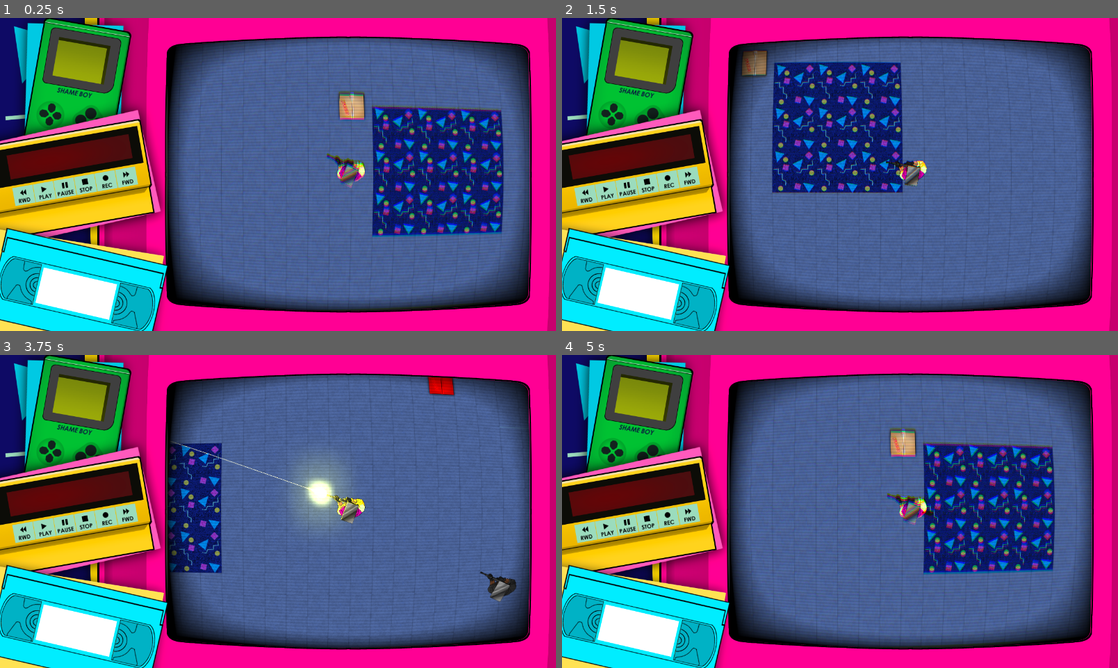
Above: before the commit, frames 1-4 (two rows, left to right).
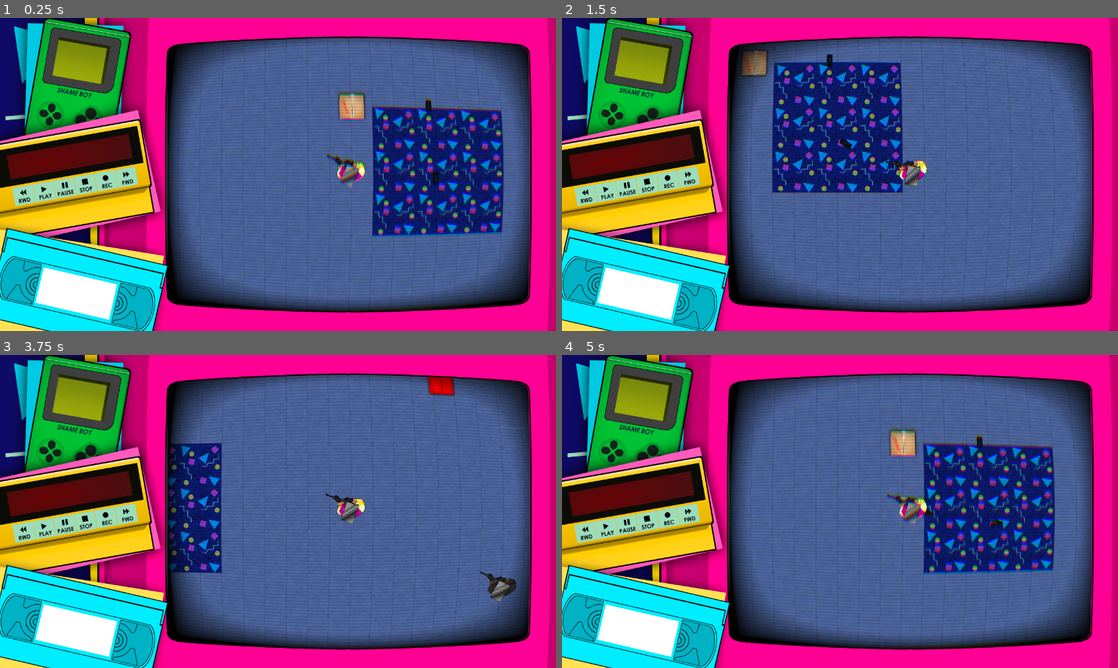
Above: after the commit, the same moments.

Repository: CoderJet/BGJ-2020.2
Game: Godot game, scene res://src/scenes/MainUI/MainScene.tscn
Two runs of this game, one before a commit and one after it. Both use one fixed random seed, a clock stepped at 60 frames per second and the inputs below. The project has no main scene, so this scene is started directly. The engine's default icon, where the game draws it, is replaced by a stand-in: a white triangle on a blue panel in a dark square.
Inputs (mouse positions are in pixels of both pictures, inside the frame that each line leads up to):
- Up to frame 1 (0.25 s): no input
- Up to frame 2 (1.5 s): tap Enter at 0.5 s; move the mouse to (962, 158) at 0.52 s; hold D (right) 0.53-1.28 s; hold E (eject) 0.53-1.28 s; click (962, 158) at 0.8 s; move the mouse to (728, 190) at 1.27 s; hold S (backwards) from 1.28 s (still down); click (728, 190) at 1.35 s
- Up to frame 3 (3.75 s): tap F (interact) at 1.55 s; move the mouse to (333, 442) at 2.02 s; release S (backwards) at 2.03 s; hold D (right) 2.03-2.78 s; hold F (interact) 2.03-2.78 s; tap E (eject) at 2.3, 2.85 s; move the mouse to (250, 574) at 2.77 s; hold W (forward) 2.78-3.53 s; click (250, 574) at 3.05 s; move the mouse to (444, 558) at 3.52 s; press the mouse at (444, 558) at 3.53 s; hold A (left) from 3.53 s (still down)
- Up to frame 4 (5 s): keep holding A (left); tap F (interact) at 3.8, 4.35 s; tap R (reload) at 4.15 s; move the mouse to (673, 464) at 4.27 s; release the mouse at (673, 464) at 4.28 s; tap E (eject) at 4.55 s

The runs differ from the first frame. In frame 1, less than 0.1% of the frame differs, in the area x 76-79%, y 25-53%; in frame 2, less than 0.1%; in frame 3, 1.8%, in the area x 30-66%, y 27-56%; in frame 4, less than 0.1%.

Commit message:
Fucking sick eject, bro

Diff:
--- a/project.godot
+++ b/project.godot
@@ -45,9 +45,14 @@
 "path": "res://src/scenes/Enemies/StateMachinePistol.gd"
 }, {
 "base": "Node",
-"class": "VHS",
+"class": "VHS_Data",
 "language": "GDScript",
-"path": "res://src/scripts/entities/VHS.gd"
+"path": "res://src/scripts/entities/VHS/VHS-Data.gd"
+}, {
+"base": "RigidBody2D",
+"class": "VHS_Item",
+"language": "GDScript",
+"path": "res://src/scripts/entities/player/VCR-Item.gd"
 } ]
 _global_script_class_icons={
 "Destructible": "",
@@ -57,7 +62,8 @@
 "Player": "",
 "StateMachine": "",
 "StateMachinePistol": "",
-"VHS": ""
+"VHS_Data": "",
+"VHS_Item": ""
 }
 
 [application]
--- a/src/scenes/Enemies/EnemyPistol.gd
+++ b/src/scenes/Enemies/EnemyPistol.gd
@@ -23,6 +23,7 @@
 		queue_free()
 
 func _body_entered(other : KinematicBody2D) -> void:
-	if other.has_method("is_player") and other.name == "Player":
-		# Do a raycast and make sure that we hit the player.
-		pass
+	if other:
+		if other.has_method("is_player") and other.name == "Player":
+			# Do a raycast and make sure that we hit the player.
+			pass
--- a/src/scenes/PlayerPlayground.tscn
+++ b/src/scenes/PlayerPlayground.tscn
@@ -11,6 +11,8 @@
 [ext_resource path="res://assets/objects/Walls_Box.png" type="Texture" id=9]
 [ext_resource path="res://src/default_env.tres" type="Environment" id=10]
 [ext_resource path="res://src/scenes/Enemies/EnemyPistol.tscn" type="PackedScene" id=11]
+[ext_resource path="res://src/scenes/entities/VHS/VHS_Item.tscn" type="PackedScene" id=12]
+[ext_resource path="res://src/scripts/GameManager.gd" type="Script" id=13]
 
 [sub_resource type="TileSet" id=1]
 0/name = "Floor_Timber.png 0"
@@ -77,6 +79,7 @@
 extents = Vector2( 157.766, 153.327 )
 
 [node name="PlayerPlayground" type="Node2D"]
+script = ExtResource( 13 )
 
 [node name="WorldEnvironment" type="WorldEnvironment" parent="."]
 environment = ExtResource( 10 )
@@ -95,6 +98,20 @@
 format = 1
 script = ExtResource( 5 )
 map_size = Vector2( 64, 64 )
+
+[node name="Tapes" type="Node" parent="."]
+
+[node name="Pistol" parent="Tapes" instance=ExtResource( 12 )]
+position = Vector2( 7720, 4344 )
+linear_damp = 10.0
+
+[node name="SMG" parent="Tapes" instance=ExtResource( 12 )]
+position = Vector2( 7656, 3480 )
+sleeping = true
+linear_damp = 100.0
+tape_type = 1
+
+[node name="VHS" parent="Tapes" instance=ExtResource( 12 )]
 
 [node name="Node" type="Node" parent="."]
 
@@ -147,7 +164,6 @@
 collision_mask = 6
 speed = 2500.0
 smoothing = 0.5
-cooldown_frames = 5.0
 
 [node name="Polygon2D" type="Polygon2D" parent="."]
 position = Vector2( 12424.7, 3118.02 )
--- a/src/scenes/entities/Player.tscn
+++ b/src/scenes/entities/Player.tscn
@@ -48,8 +48,6 @@
 [node name="StateMachine" type="Node" parent="."]
 script = ExtResource( 1 )
 
-[node name="VCR" type="Node" parent="."]
-
 [node name="Legs" type="AnimatedSprite" parent="."]
 frames = SubResource( 1 )
 animation = "running"
@@ -85,7 +83,6 @@
 visible = false
 position = Vector2( 330, 48 )
 rotation = -1.5708
-scale = Vector2( 1, 1 )
 z_index = 10
 points = PoolVector2Array( 0, 0, 0, 100 )
 width = 5.0
--- a/src/scenes/entities/VHS.tscn
+++ /dev/null
@@ -1,28 +0,0 @@
-[gd_scene load_steps=5 format=2]
-
-[ext_resource path="res://assets/icons/icon.png" type="Texture" id=1]
-[ext_resource path="res://src/scripts/entities/player/VCR-Ejector.gd" type="Script" id=2]
-
-[sub_resource type="CircleShape2D" id=1]
-radius = 264.484
-
-[sub_resource type="RectangleShape2D" id=2]
-extents = Vector2( 32, 72 )
-
-[node name="VCR-Ejector" type="RigidBody2D"]
-script = ExtResource( 2 )
-
-[node name="Tape" type="Sprite" parent="."]
-modulate = Color( 0.141176, 0.137255, 0.137255, 1 )
-scale = Vector2( 1, 2.1875 )
-texture = ExtResource( 1 )
-
-[node name="VHS" type="Area2D" parent="."]
-
-[node name="Pickup" type="CollisionShape2D" parent="VHS"]
-shape = SubResource( 1 )
-
-[node name="CollisionShape2D" type="CollisionShape2D" parent="."]
-shape = SubResource( 2 )
-[connection signal="body_entered" from="VHS" to="." method="_on_body_entered"]
-[connection signal="body_exited" from="VHS" to="." method="_on_body_exited"]
--- /dev/null
+++ b/src/scenes/entities/VHS/VHS_Item.tscn
@@ -0,0 +1,31 @@
+[gd_scene load_steps=5 format=2]
+
+[ext_resource path="res://src/scripts/entities/player/VCR-Item.gd" type="Script" id=1]
+[ext_resource path="res://assets/icons/icon.png" type="Texture" id=2]
+
+[sub_resource type="CircleShape2D" id=1]
+radius = 264.484
+
+[sub_resource type="RectangleShape2D" id=2]
+extents = Vector2( 32, 72 )
+
+[node name="VHS" type="RigidBody2D"]
+gravity_scale = 0.0
+linear_damp = 1.0
+angular_damp = 5.0
+script = ExtResource( 1 )
+
+[node name="Tape" type="Sprite" parent="."]
+modulate = Color( 0.141176, 0.137255, 0.137255, 1 )
+scale = Vector2( 1, 2.1875 )
+texture = ExtResource( 2 )
+
+[node name="VHS-Zone" type="Area2D" parent="."]
+
+[node name="VHS-Pickup" type="CollisionShape2D" parent="VHS-Zone"]
+shape = SubResource( 1 )
+
+[node name="CollisionShape2D" type="CollisionShape2D" parent="."]
+shape = SubResource( 2 )
+[connection signal="body_entered" from="VHS-Zone" to="." method="_on_body_entered"]
+[connection signal="body_exited" from="VHS-Zone" to="." method="_on_body_exited"]
--- /dev/null
+++ b/src/scripts/GameManager.gd
@@ -0,0 +1,32 @@
+extends Node2D
+
+
+func _ready() -> void:
+
+	$Player.connect("eject_tape", self, "eject_tape")
+
+	for child in get_node("Tapes").get_children():
+		if child is VHS_Item:
+			child.connect("tape_pickuped", self, "tape_pickuped")
+			child.connect("tape_pickuped", $Player, "tape_pickuped")
+
+
+func tape_pickuped(tape_type) -> void:
+	for child in get_node("Tapes").get_children():
+		if child is VHS_Item:
+			if child.tape_type == tape_type.tape_type:
+				get_node("Tapes").remove_child(child)
+
+
+func eject_tape(tape_type) -> void:
+	if tape_type:
+		var node_to_load = load("res://src/scenes/entities/VHS/VHS_Item.tscn").instance()
+		node_to_load.tape_type = tape_type.tape_type
+		node_to_load.position = $Player.position
+		node_to_load.rotation = $Player.rotation
+		node_to_load.shoot_out(node_to_load.rotation, 7500)
+
+		node_to_load.connect("tape_pickuped", self, "tape_pickuped")
+		node_to_load.connect("tape_pickuped", $Player, "tape_pickuped")
+
+		get_node("Tapes").add_child(node_to_load)
--- a/src/scripts/entities/VHS.gd
+++ b/src/scripts/entities/VHS/VHS-Data.gd
@@ -1,8 +1,10 @@
-class_name VHS
+class_name VHS_Data
 extends Node
 
 var tape_type : int = Globals.TapeType.Pistol
-
+var spray_x := Vector2()
+var spray_y := Vector2()
+var cooldown : float
 
 func get_name() -> String:
 	match (tape_type):
--- /dev/null
+++ b/src/scripts/entities/VHS/VHS-Pistol.gd
@@ -0,0 +1,7 @@
+extends VHS_Data
+
+func _init() -> void:
+	self.tape_type = Globals.TapeType.Pistol
+	self.spray_x = Vector2(-50, 50)
+	self.spray_y = Vector2(-50, 50)
+	self.cooldown = 15
--- /dev/null
+++ b/src/scripts/entities/VHS/VHS-SMG.gd
@@ -0,0 +1,7 @@
+extends VHS_Data
+
+func _init() -> void:
+	self.tape_type = Globals.TapeType.SubMachineGun
+	self.spray_x = Vector2(-100, 100)
+	self.spray_y = Vector2(-50, 50)
+	self.cooldown = 5
--- a/src/scripts/entities/player/Player.gd
+++ b/src/scripts/entities/player/Player.gd
@@ -2,6 +2,7 @@
 extends Entity
 
 signal hit_point(location)
+signal eject_tape(tape_type)
 
 export (float, 0.05, 1.0, 0.05) var smoothing : float = 0.1
 
@@ -13,6 +14,8 @@
 var smoke_particle := preload("res://src/scenes/particles/HitParticles.tscn")
 var mouse_pos := Vector2.ZERO
 var particle_holder:Node = null
+
+var current_gun = null#preload("res://src/scripts/entities/VHS/VHS-Pistol.gd").new()
 
 ## Public
 ## Animation
@@ -27,8 +30,8 @@
 
 ## Handlers
 func eject() -> void:
-	if get_node("VCR").get_children().size() == 1:
-		pass
+	emit_signal("eject_tape", current_gun)
+	current_gun = null
 
 func is_player() -> bool:
 	return true
@@ -50,12 +53,15 @@
 	move_and_slide(velocity * speed, FLOOR_NORMAL)
 	_handle_legs()
 
-export(float) var cooldown_frames = 2
+export(float) var cooldown_frames = 0
 onready var cur_cooldown_frames = cooldown_frames
 func handle_weapon()-> void:
+	if !current_gun:
+		return
+
 	if Input.is_action_pressed("fire"):
-		var diff_x = rand_range(-100, 100)
-		var diff_y = rand_range(-50, 50)
+		var diff_x = rand_range(current_gun.spray_x.x, current_gun.spray_x.y)
+		var diff_y = rand_range(current_gun.spray_y.x, current_gun.spray_y.y)
 
 		if cur_cooldown_frames > 0:
 			cur_cooldown_frames = cur_cooldown_frames - 1
@@ -76,15 +82,7 @@
 			effect.emitting = true
 			if particle_holder == null:
 				particle_holder = get_tree().get_root().find_node("Particles", true, false)
-#				if particle_holder == null:
-#					# Add it.
-#					var node = Node2D
-#					node.set_name("Particles")
-#					get_tree().get_root().add_child(node)
-#					particle_holder = node
 			particle_holder.add_child(effect)
-
-
 
 			flash = true
 			flash_frames = 2
@@ -139,3 +137,13 @@
 			$Body/Torso.frame = 1
 			$Body/muzzle_flash.visible = true
 			$Body/HitScan.visible = true
+
+
+func tape_pickuped(tape_type) -> void:
+	current_gun = tape_type
+	cooldown_frames = current_gun.cooldown
+
+
+#func _input(event: InputEvent) -> void:
+#	if event.is_action_pressed("eject"):
+#		emit_signal("eject_tape", current_gun)
--- a/src/scripts/entities/player/VCR-Ejector.gd
+++ /dev/null
@@ -1,22 +0,0 @@
-extends RigidBody2D
-
-signal tape_pickuped
-
-var collectable : bool = false
-
-
-func _on_body_entered(body: Node) -> void:
-	collectable = true
-
-
-func _on_body_exited(body: Node) -> void:
-	collectable = false
-
-
-func _unhandled_key_input(event: InputEventKey) -> void:
-	if event.is_action_pressed("interact"):
-		emit_signal("tape_pickuped")
-
-
-func _process(delta: float) -> void:
-	pass
--- /dev/null
+++ b/src/scripts/entities/player/VCR-Item.gd
@@ -0,0 +1,46 @@
+class_name VHS_Item
+extends RigidBody2D
+
+export (Globals.TapeType) var tape_type := Globals.TapeType.Pistol
+
+signal tape_pickuped(vhs_tape)
+
+var collectable : bool = false
+var vhs_pistol := preload("res://src/scripts/entities/VHS/VHS-Pistol.gd").new()
+var vhs_smg := preload("res://src/scripts/entities/VHS/VHS-SMG.gd").new()
+
+var vhs_gun
+
+func generate_pistol() -> void:
+	vhs_gun = vhs_pistol
+
+
+func generate_smg() -> void:
+	vhs_gun = vhs_smg
+
+
+func _ready() -> void:
+	match (tape_type):
+		Globals.TapeType.Pistol:
+			generate_pistol()
+		Globals.TapeType.SubMachineGun:
+			generate_smg()
+
+
+func shoot_out(angle : float, force : float) -> void:
+	apply_central_impulse(Vector2(cos(angle), sin(angle)) * force)
+
+
+func _on_body_entered(body: Node) -> void:
+	if body.name == "Player":
+		collectable = true
+
+
+func _on_body_exited(body: Node) -> void:
+	if body.name == "Player":
+		collectable = false
+
+
+func _unhandled_key_input(event: InputEventKey) -> void:
+	if event.is_action_pressed("interact") && collectable:
+		emit_signal("tape_pickuped", vhs_gun)
Not shown: 1 places in src/scenes/PlayerPlayground.tscn that only renumber resources
